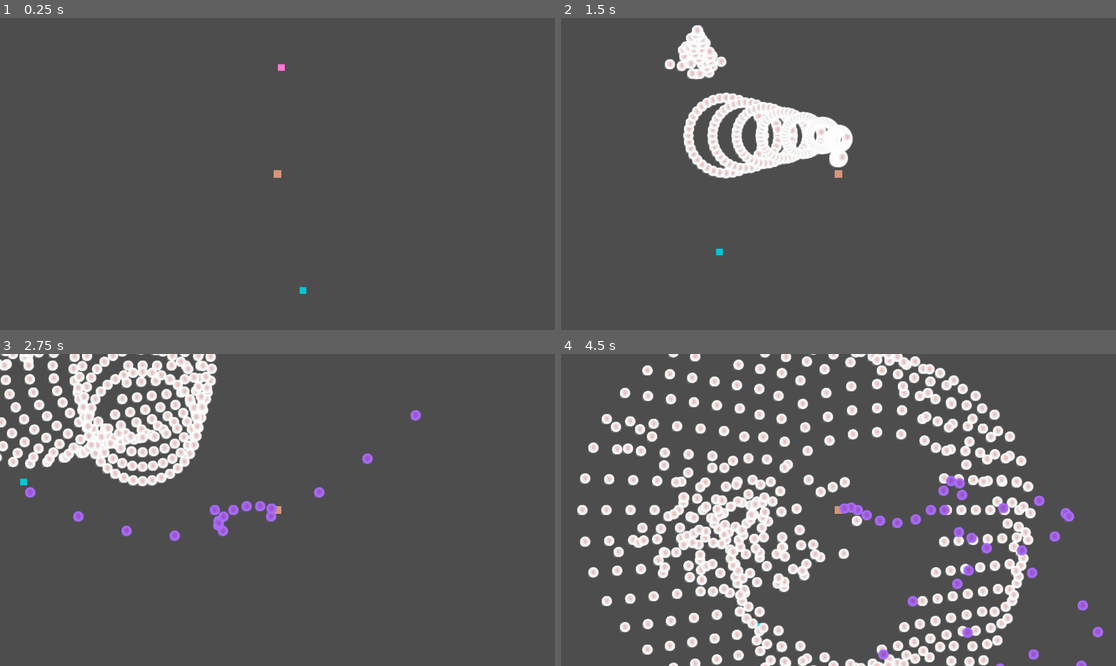
Above: before the commit, frames 1-4 (two rows, left to right).
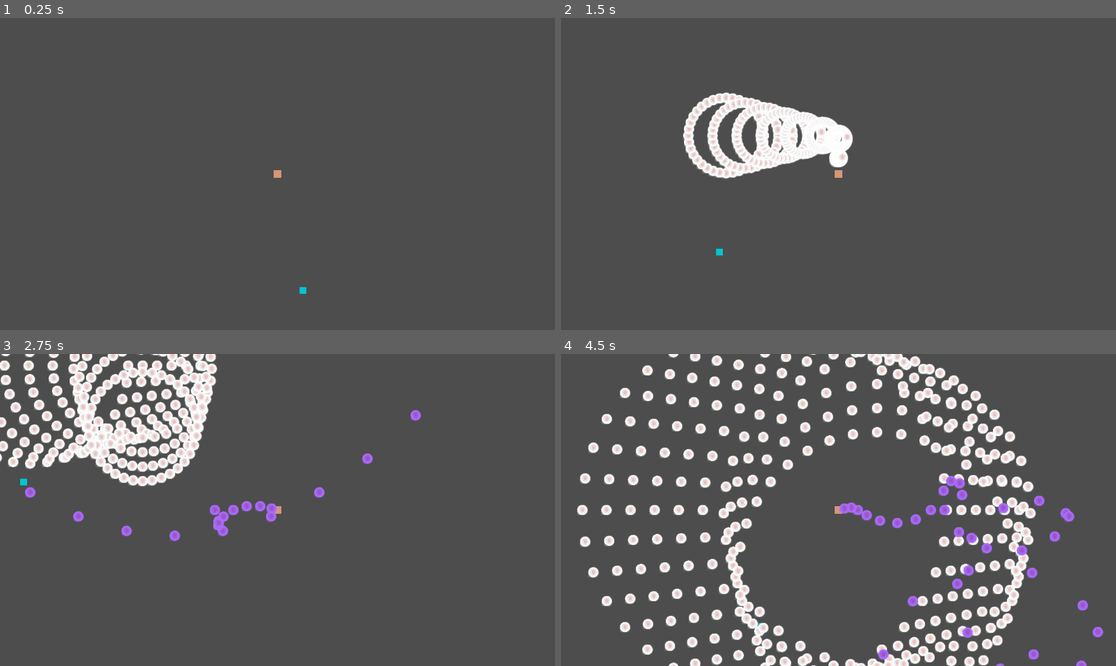
Above: after the commit, the same moments.

Repository: Simon014/PSLR2-Dungeon-Danmaku-Engine
Game: Godot game, scene res://RootScene.tscn
Same seed, same stepped clock (60 frames per second), same inputs: the game is played once before the commit and once after it.
Inputs (mouse positions are in pixels of both pictures, inside the frame that each line leads up to):
- Up to frame 1 (0.25 s): no input
- Up to frame 2 (1.5 s): tap Enter at 0.5 s; move the mouse to (960, 158) at 0.52 s; hold D (right) 0.53-1.28 s; tap 1 (SPAttack1) at 0.6 s; move the mouse to (727, 189) at 1.27 s; hold S (down) from 1.28 s (still down); tap 2 (SPAttack2) at 1.35 s
- Up to frame 3 (2.75 s): move the mouse to (333, 441) at 2.02 s; release S (down) at 2.03 s; hold D (right) from 2.03 s (still down); tap 3 (SPAttack3) at 2.1 s
- Up to frame 4 (4.5 s): move the mouse to (810, 572) at 2.77 s; release D (right) at 2.78 s; hold W (up) 2.78-3.53 s; click (810, 572) at 2.85 s; move the mouse to (1005, 556) at 3.52 s; hold A (left) from 3.53 s (still down); tap 1 (SPAttack1) at 3.6 s; move the mouse to (672, 463) at 4.27 s; tap 2 (SPAttack2) at 4.35 s

The runs differ from the first frame. In frame 1, less than 0.1% of the frame differs, in the area x 50-52%, y 14-17%; in frame 2, 1.0%; in frame 3, 0.1%; in frame 4, 5.4%, in the area x 8-55%, y 0-79%.

Commit message:
adding entity spawn point nodes, enemy stats resource
added in preparation for level loading works.

Diff:
--- /dev/null
+++ b/pslr-2-dungeon-danmaku-engine/DDEcore/EntityResources/EntityStats.gd
@@ -0,0 +1,7 @@
+extends Resource
+class_name EntityStats
+
+@export var defence = 0
+@export var atkDamage = 10
+@export var Health = 100
+@export var atkSpeed = 100
--- /dev/null
+++ b/pslr-2-dungeon-danmaku-engine/Dungeons/BuilderResources/EntitySpawn.tscn
@@ -0,0 +1,10 @@
+[gd_scene format=3 uid="uid://b1cprtbkcgujh"]
+
+[node name="Spawnpoint" type="Node2D" unique_id=912768669]
+
+[node name="ColorRect" type="ColorRect" parent="." unique_id=1393109426]
+offset_left = -14.0
+offset_top = -14.0
+offset_right = 14.0
+offset_bottom = 14.0
+color = Color(0.7029272, 0.38834772, 0.63395023, 1)
--- a/pslr-2-dungeon-danmaku-engine/Entities/Managers/attack_executor_manager.tscn
+++ b/pslr-2-dungeon-danmaku-engine/Entities/Managers/attack_executor_manager.tscn
@@ -1,6 +1,6 @@
 [gd_scene format=3 uid="uid://brt5c0qqu1ajj"]
 
-[ext_resource type="Script" uid="uid://3ssxccj6ab2u" path="res://Entities/enemy/attack_executor_manager.gd" id="1_hc2fd"]
+[ext_resource type="Script" uid="uid://3ssxccj6ab2u" path="res://Entities/Managers/attack_executor_manager.gd" id="1_hc2fd"]
 
 [node name="AttackExecutorManager" type="Node" unique_id=743276342]
 script = ExtResource("1_hc2fd")
--- a/pslr-2-dungeon-danmaku-engine/Entities/enemy/enemy.gd
+++ b/pslr-2-dungeon-danmaku-engine/Entities/enemy/enemy.gd
@@ -3,7 +3,7 @@
 var movementvector
 var frametime
 var isdead
-
+@export var Stats: EntityStats
 @export var attack: AttackSet
 #combat info
 var defence = 10
@@ -17,12 +17,13 @@
 var DefLowerRemaining = 0
 var AtkLowerRemaining = 0
 
-#attack iterating stats. saved locally.
-var AttackIterating = 0 #0 : no attack being iterated through. x : x attack being iterated through.
-var AttackCounter = 0
-var TotalBullets = 0
-
 	#this function will load current dungeon variables in RAM. for now it does nothing.
+func _ready() -> void:
+	var defence = Stats.defence
+	var atk = Stats.atkDamage
+	var health = Stats.Health
+	var Maxhealth = health
+	var atkspeed = Stats.atkSpeed
 
 
 func _on_atkcd_timeout() -> void:
--- a/pslr-2-dungeon-danmaku-engine/Entities/enemy/enemy.tscn
+++ b/pslr-2-dungeon-danmaku-engine/Entities/enemy/enemy.tscn
@@ -2,6 +2,20 @@
 
 [ext_resource type="Script" uid="uid://bystr51qvwuyn" path="res://Entities/enemy/enemy.gd" id="1_r7hwg"]
 [ext_resource type="PackedScene" uid="uid://brt5c0qqu1ajj" path="res://Entities/Managers/attack_executor_manager.tscn" id="2_dyukl"]
+[ext_resource type="Script" uid="uid://b05rtfi1ad7t2" path="res://DDEcore/DungeonResources/EntityStats.gd" id="2_hl3xi"]
+[ext_resource type="Script" uid="uid://canqgpmdpsups" path="res://DDEcore/AttackResources/Attacks/Attack.gd" id="3_aeaae"]
+[ext_resource type="Resource" uid="uid://c2xlxk2c1vlin" path="res://Attacks/bomb split spiral.tres" id="4_ngxdo"]
+[ext_resource type="Resource" uid="uid://of2bf5lly7br" path="res://Attacks/exploding rough wall down.tres" id="5_jl61a"]
+[ext_resource type="Script" uid="uid://dugbojoidf3hy" path="res://DDEcore/AttackResources/Attacks/AttackSet.gd" id="6_ax46p"]
+
+[sub_resource type="Resource" id="Resource_uc588"]
+script = ExtResource("2_hl3xi")
+metadata/_custom_type_script = "uid://b05rtfi1ad7t2"
+
+[sub_resource type="Resource" id="Resource_d8v1c"]
+script = ExtResource("6_ax46p")
+Set = Array[ExtResource("3_aeaae")]([ExtResource("4_ngxdo"), ExtResource("5_jl61a")])
+metadata/_custom_type_script = "uid://dugbojoidf3hy"
 
 [sub_resource type="CircleShape2D" id="CircleShape2D_spuc2"]
 radius = 5.0
@@ -12,6 +26,8 @@
 [node name="Enemy" type="CharacterBody2D" unique_id=76727699]
 collision_layer = 0
 script = ExtResource("1_r7hwg")
+Stats = SubResource("Resource_uc588")
+attack = SubResource("Resource_d8v1c")
 
 [node name="ColorRect" type="ColorRect" parent="." unique_id=1841251827]
 offset_left = -7.0
--- /dev/null
+++ b/pslr-2-dungeon-danmaku-engine/Root.tscn
@@ -0,0 +1,6 @@
+[gd_scene format=3 uid="uid://bjbwfbno6gqmy"]
+
+[ext_resource type="Script" uid="uid://bw7vpcg250xle" path="res://DDEcore/core.gd" id="1_gxo8o"]
+
+[node name="Runner" type="Node2D" unique_id=1416802410]
+script = ExtResource("1_gxo8o")
--- a/pslr-2-dungeon-danmaku-engine/debug.gd
+++ b/pslr-2-dungeon-danmaku-engine/debug.gd
@@ -1,6 +1,4 @@
 extends Node2D
 
 func _process(delta: float) -> void:
-	print(delta)
-	print(Engine.get_frames_per_second())
 	pass
Not shown, added: pslr-2-dungeon-danmaku-engine/DDEcore/EntityResources/EntityStats.gd.uid
Renamed: pslr-2-dungeon-danmaku-engine/Entities/enemy/attack_executor_manager.gd -> pslr-2-dungeon-danmaku-engine/Entities/Managers/attack_executor_manager.gd
Renamed: pslr-2-dungeon-danmaku-engine/Entities/enemy/attack_executor_manager.gd.uid -> pslr-2-dungeon-danmaku-engine/Entities/Managers/attack_executor_manager.gd.uid
